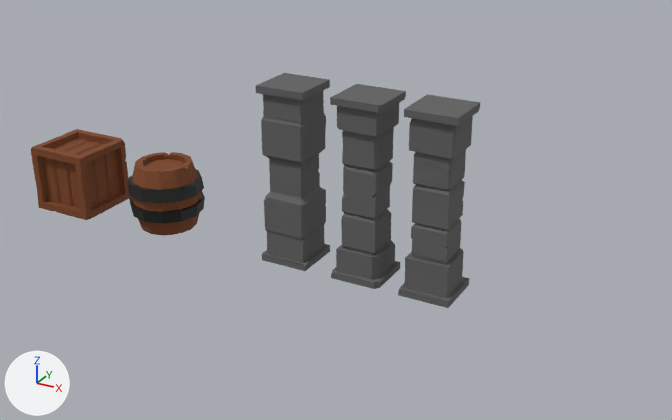
Renders of the Blender file introduction_section/section_2_modular_dungeon.blend from each side of a commit.
Rendered twice from a 50 mm lens placed at (6.05, -12.0, 7.0), pointed at (-0.61, 0.1, 0.95). The lights are fixed; the arrows at lower left show +X, +Y and +Z.

The first picture shows 'barrel', 'column_1', 'column_2', 'column_3', 'crate'.
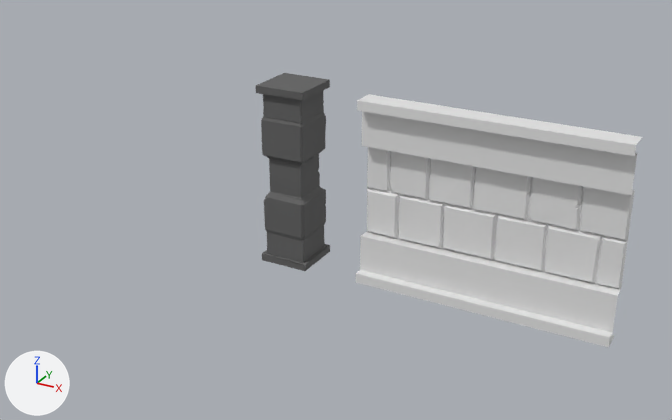
Where the change shows, as pixel boxes (x1, y1, x2, y2) in the pictures (672 x 420 px):
```json
{"object": "Plane", "change": "added", "after": [356, 94, 642, 347]}
{"object": "column_2", "change": "hidden", "before": [398, 94, 480, 308]}
{"object": "column_1", "change": "hidden", "before": [330, 84, 406, 289]}
{"object": "crate", "change": "hidden", "before": [31, 129, 130, 220], "on screen": "brown"}
{"object": "barrel", "change": "hidden", "before": [128, 152, 205, 236]}
```

Scene script edits in JSON lines:
```json
{"op": "add", "block": "me_plane_001", "code": ["me_plane_001 = bpy.data.meshes.new('Plane.001')", "me_plane_001.from_pydata(...)  # 128 vertices, 96 faces; spans x -2.0..2.0, y -2.0..1.0, z -0.01..0.36"]}
{"op": "add", "block": "ob_barrel", "code": "ob_barrel.hide_set(True)"}
{"op": "add", "block": "ob_crate", "code": "ob_crate.hide_set(True)"}
{"op": "add", "block": "ob_column_1", "code": "ob_column_1.hide_set(True)"}
{"op": "add", "block": "ob_column_2", "code": "ob_column_2.hide_set(True)"}
{"op": "add", "block": "ob_plane", "code": ["ob_plane = bpy.data.objects.new('Plane', me_plane_001)", "ob_plane.location = (2.0, 0.0, 2.0)", "ob_plane.rotation_euler = (1.571, 0.0, 0.0)  # degrees (90, 0, 0)"]}
```
